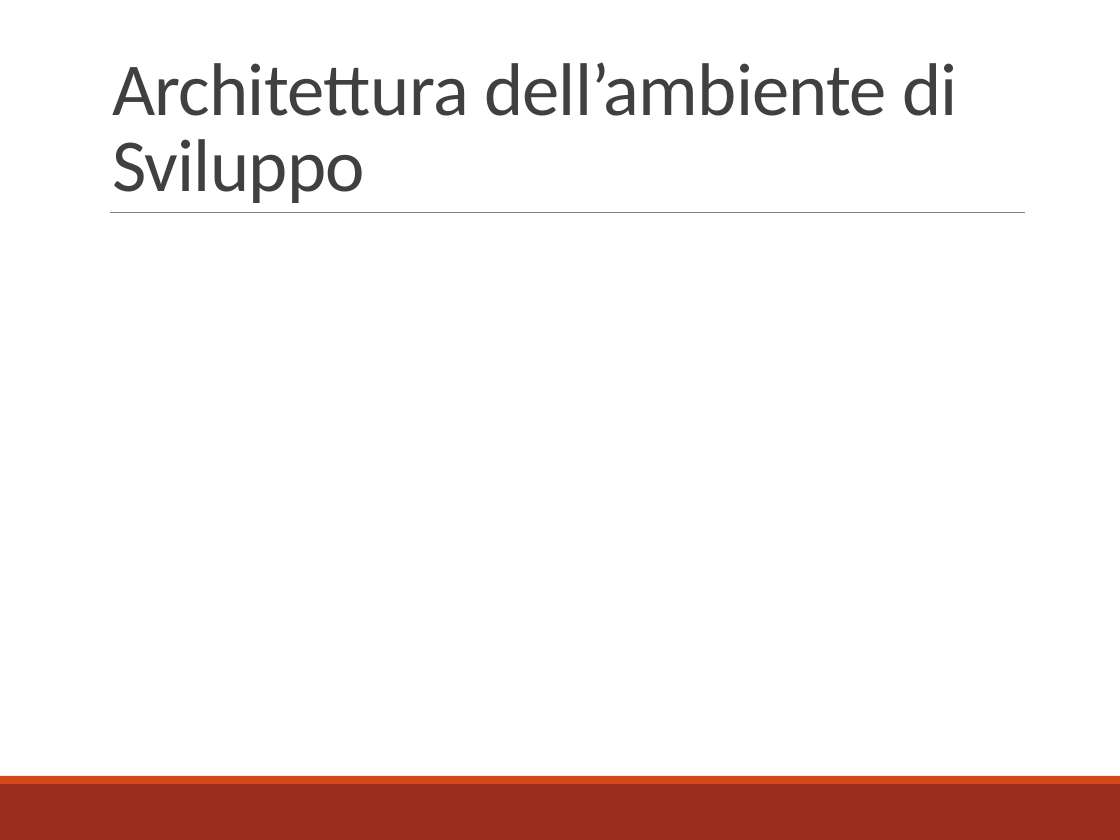
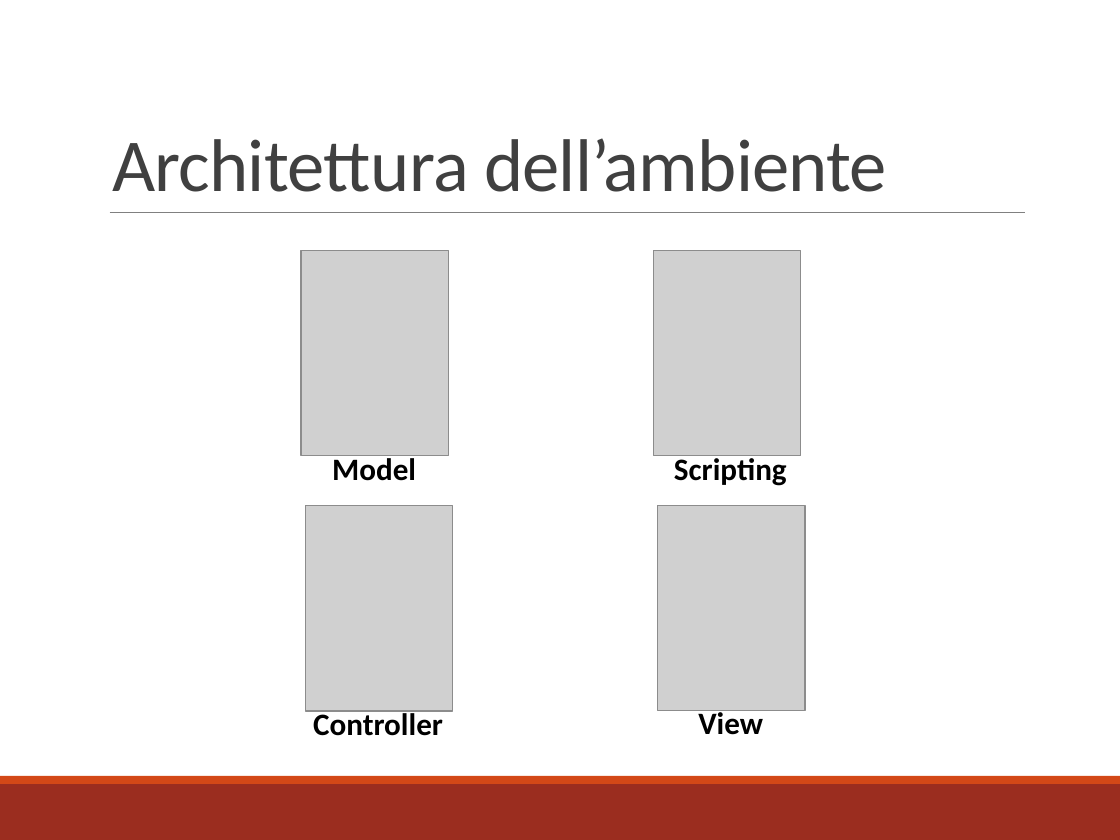
Before and after one commit to mbosc/scartch, a slide deck: slide 16 of Presentazione.pptx (slide 10 before the commit). Drawn at 1120x840 pixels with LibreOffice and Linux fonts; fonts in the diff are those of the drawing; grey boxes stand for pictures. Boxes give left, top, right and bottom in pixels: in the first picture for what was removed or moved away, otherwise in the second. Text is boxed around its words. In the diff, an @@ line names an element or a change of style, - is before the commit and + after.

```diff
--- a/Presentazione.pptx
+++ b/Presentazione.pptx
@@ title at (x1=112, y1=138, x2=887, y2=192): text changed @@
-Architettura dell’ambiente di Sviluppo
+Architettura dell’ambiente
@@ picture added at (x1=301, y1=251, x2=449, y2=456) @@
@@ picture added at (x1=653, y1=251, x2=801, y2=456) @@
@@ text added at (x1=332, y1=454, x2=416, y2=481), 20 pt, text #000000, bold @@
+Model
@@ text added at (x1=674, y1=454, x2=787, y2=486), 20 pt, text #000000, bold @@
+Scripting
@@ picture added at (x1=306, y1=505, x2=454, y2=710) @@
@@ picture added at (x1=657, y1=505, x2=805, y2=710) @@
@@ text added at (x1=313, y1=709, x2=443, y2=736), 20 pt, text #000000, bold @@
+Controller
@@ text added at (x1=698, y1=708, x2=763, y2=735), 20 pt, text #000000, bold @@
+View
```
Also in this commit, not shown: 6 other slides changed, 11 slides added, 1 slide removed, 18 other files.
